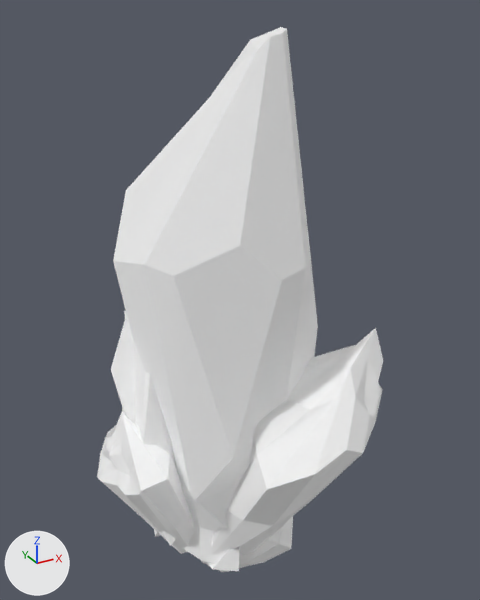
Two versions of the glTF model public/assets/Models/Aversion.glb, one commit apart.
Before and after are seen from a 50 mm lens placed at (-1.46, -2.31, 1.73), pointed at (-0.14, 0.11, 0.52). The lights are fixed; the arrows at lower left show +X, +Y and +Z. Where no turn or scale is listed for an object, it has been applied to the vertices.
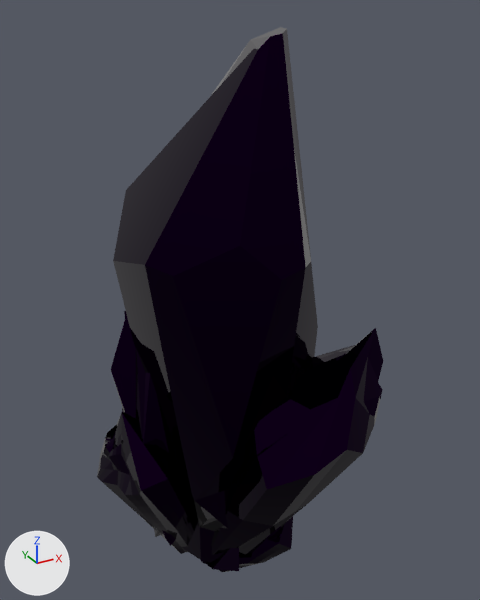
Patch to the scene script:
```diff
--- a/public/assets/Models/Aversion.glb.py
+++ b/public/assets/Models/Aversion.glb.py
@@ mat_material @@
+mat_material = principled_material('Material')
+mat_material.base_color = (0.00938, 0.0, 0.019)  # black #180026
+mat_material.metallic = 1.0
+mat_material.roughness = 0.0
@@ me_circle_001 @@
 me_circle_001.from_pydata(...)  # 119 vertices, 234 faces; spans x -0.144..0.615, y -0.466..0.251, z -0.207..0.973
-me_circle_001.materials.append(mat_혐오)  # white #ffffff
+me_circle_001.materials.append(mat_material)  # black #180026
@@ me_circle_002 @@
 me_circle_002.from_pydata(...)  # 795 vertices, 1586 faces; spans x -0.306..0.121, y -0.217..0.388, z -0.154..0.702
-me_circle_002.materials.append(mat_material_003)  # white #ffffff
+me_circle_002.materials.append(mat_material)  # black #180026
@@ me_circle_003 @@
 me_circle_003.from_pydata(...)  # 795 vertices, 1586 faces; spans x -0.089..0.396, y -0.305..0.157, z -0.121..0.388
-me_circle_003.materials.append(mat_material_004)  # white #ffffff
+me_circle_003.materials.append(mat_material)  # black #180026
@@ me_circle_004 @@
 me_circle_004.from_pydata(...)  # 52 vertices, 100 faces; spans x -0.43..0.48, y -0.48..0.45, z -0.32..2.26
-me_circle_004.materials.append(mat_material_001)  # white #ffffff
+me_circle_004.materials.append(mat_material)  # black #180026
@@ me_circle_005 @@
 me_circle_005.from_pydata(...)  # 119 vertices, 234 faces; spans x -0.189..0.299, y -0.126..0.411, z -0.229..1.025
-me_circle_005.materials.append(mat_material_002)  # white #ffffff
+me_circle_005.materials.append(mat_material)  # black #180026
```

Boxes (x1, y1, x2, y2) around the edits, measured in the pictures (480 x 600 px):
'Circle.004', recoloured: (113, 27, 318, 571) in both
'Circle.001', recoloured: (211, 328, 383, 555) in both
'Circle.002', recoloured: (97, 412, 194, 554) in both
'Circle.005', recoloured (white to black): (111, 311, 176, 546) in both
'Circle.003', recoloured: (201, 516, 293, 572) in both
